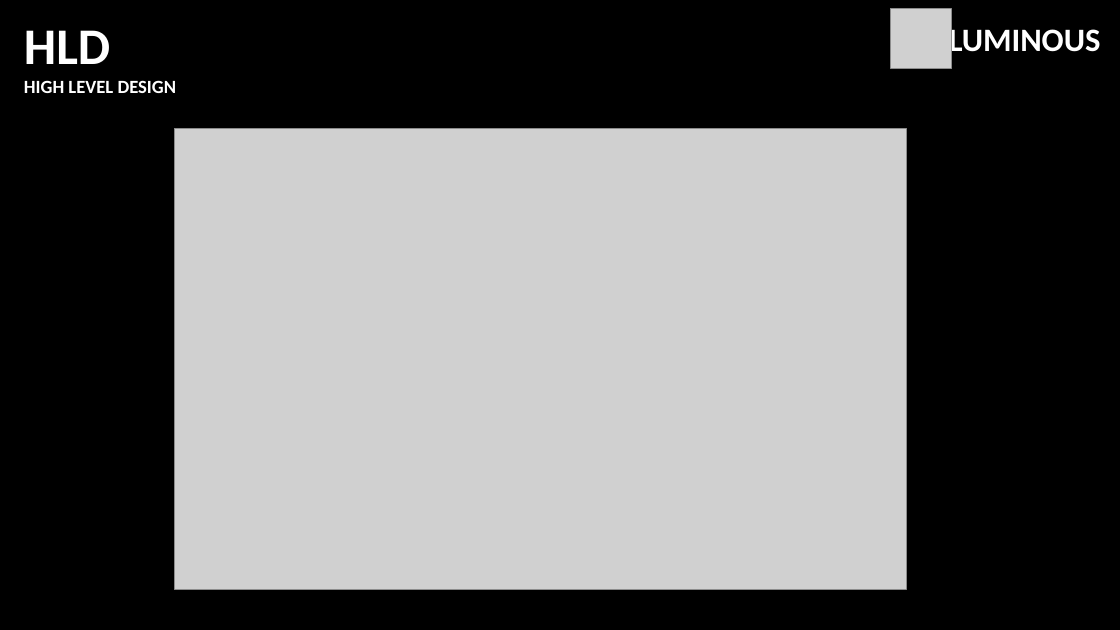
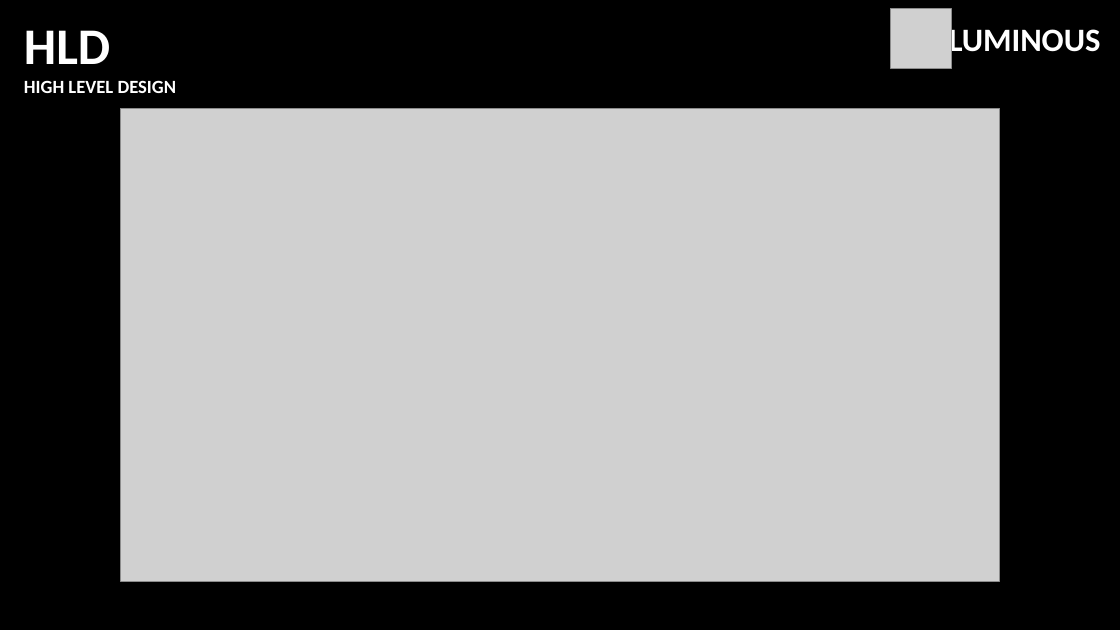
Before and after one commit to felipepereiradasilva1/Projeto-Luminous-v2, a slide deck: slide 5 of documentação/ApresentaçãoLuminous.pptx. Drawn at 1120x630 pixels with LibreOffice and Linux fonts; fonts in the diff are those of the drawing; grey boxes stand for pictures. Boxes give left, top, right and bottom in pixels: in the first picture for what was removed or moved away, otherwise in the second. Text is boxed around its words. In the diff, an @@ line names an element or a change of style, - is before the commit and + after.

Commit message:
alterando o ppt

```diff
--- a/documentação/ApresentaçãoLuminous.pptx
+++ b/documentação/ApresentaçãoLuminous.pptx
@@ picture: place and size @@
-picture at bbox=[174, 128, 906, 589]
+picture at bbox=[120, 108, 1000, 581]
```
